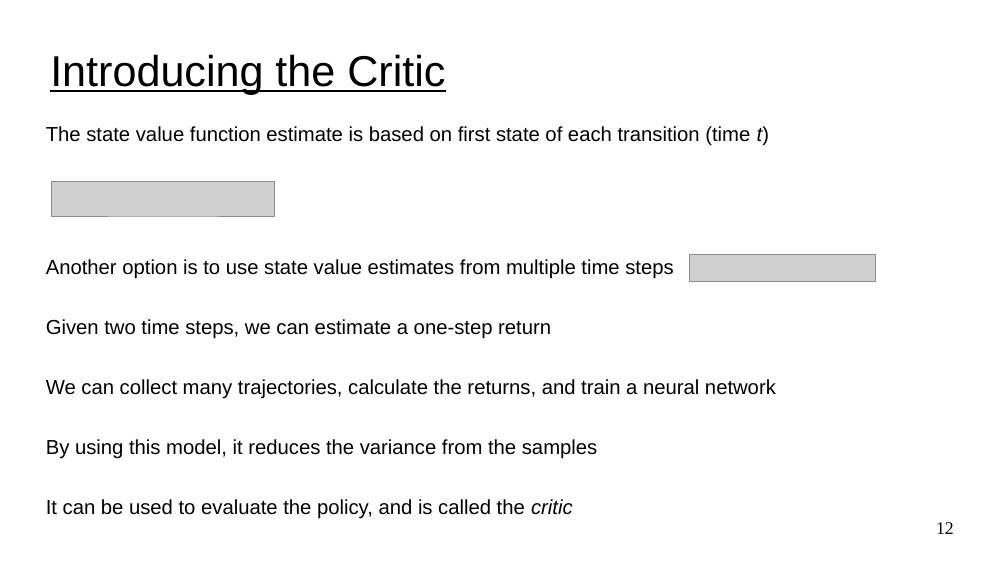
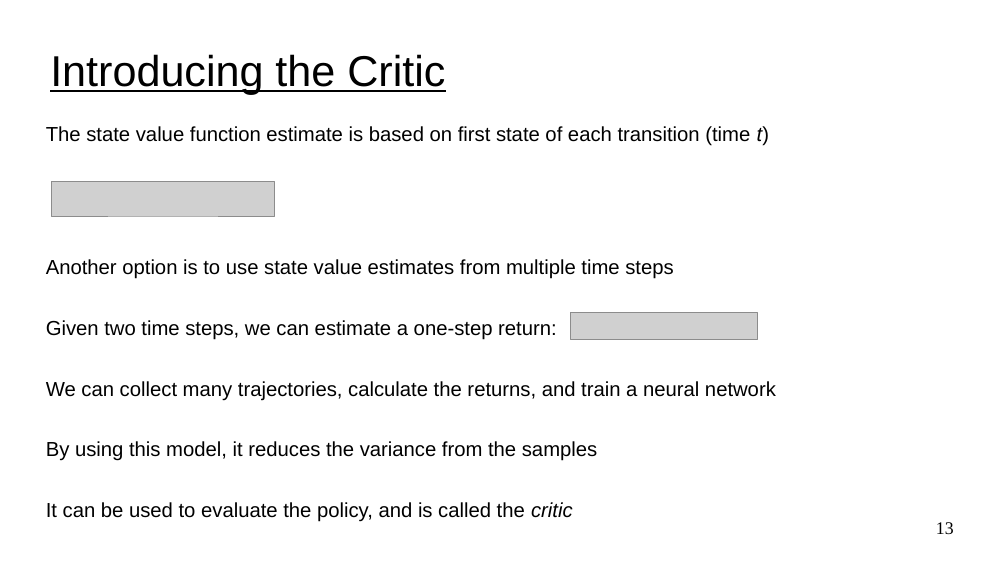
Before and after one commit to UVADS/reinforcement_learning, a slide deck: slide 13 of 08_policy_gradients_extensions/policy_gradients_extensions.ppt (slide 12 before the commit). Drawn at 1008x567 pixels with LibreOffice and Linux fonts; fonts in the diff are those of the drawing; grey boxes stand for pictures. Boxes give left, top, right and bottom in pixels: in the first picture for what was removed or moved away, otherwise in the second. Text is boxed around its words. In the diff, an @@ line names an element or a change of style, - is before the commit and + after.

```diff
--- a/08_policy_gradients_extensions/policy_gradients_extensions.ppt
+++ b/08_policy_gradients_extensions/policy_gradients_extensions.ppt
@@ text at <box>46,320,557,340</box>: text changed @@
-Given two time steps, we can estimate a one-step return
+Given two time steps, we can estimate a one-step return:
@@ picture: place and size @@
-picture at <box>690,255,876,282</box>
+picture at <box>571,313,757,339</box>
@@ page number at <box>936,522,954,534</box>: text changed @@
-12
+13
```
Also in this commit, not shown: 2 other slides changed, 2 slides added, 1 other file.
